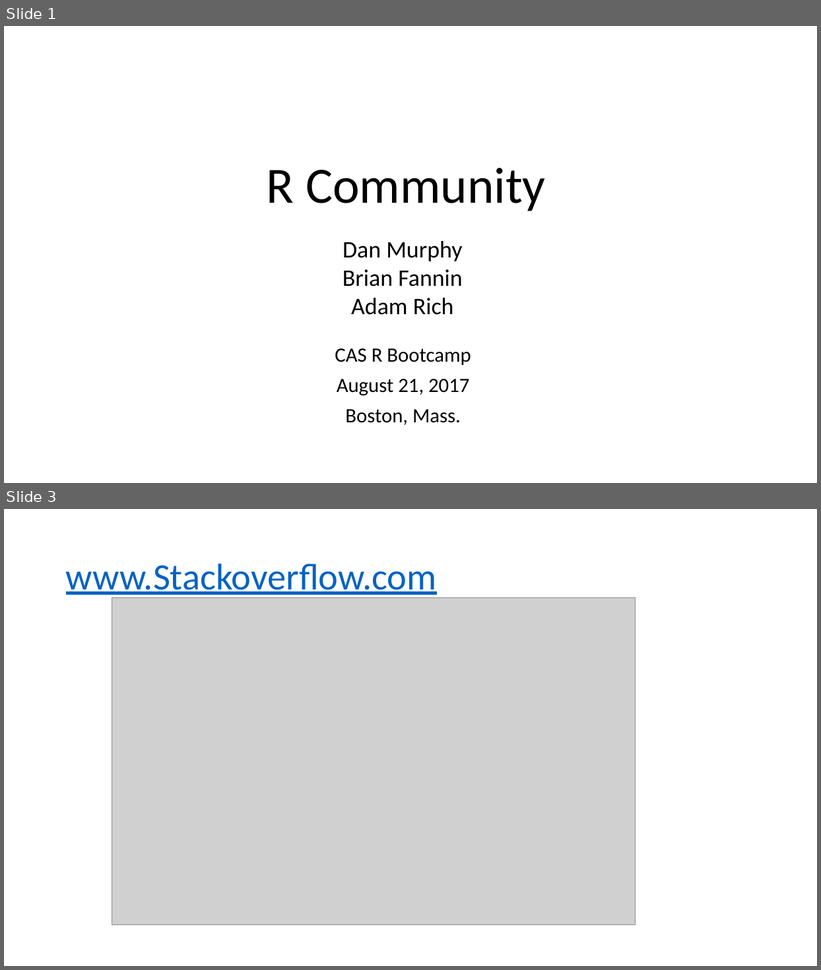
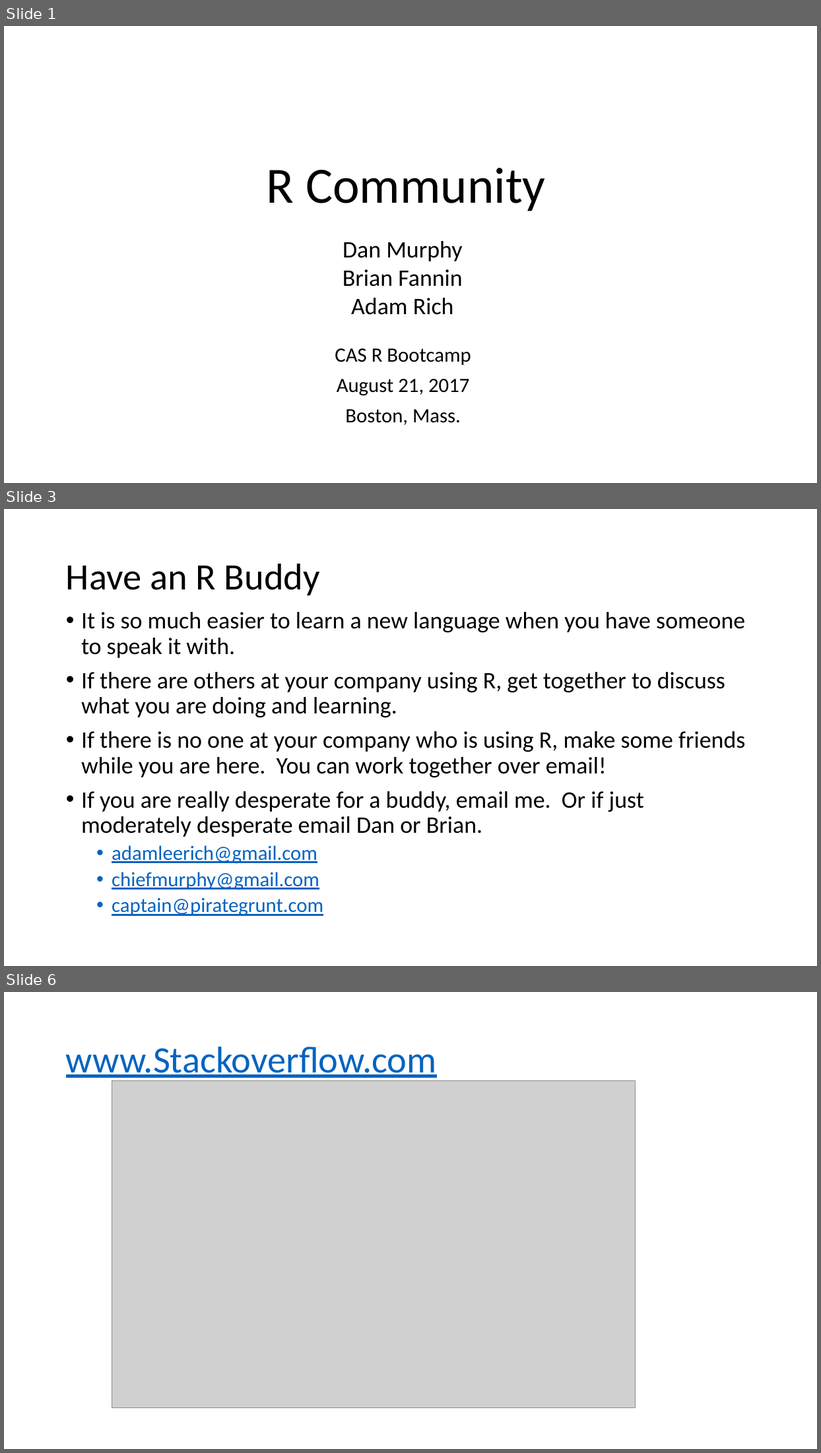
Before and after one commit to chiefmurph/CASRBootcamp17, a slide deck: slides/slide_output/1P06_RCommunity.pptx. Shown one above the other, each under a label of ours: slides 1 and 3 before the commit, slides 1, 3 and 6 after it; the slides between them are not shown. The pictures are 821x970 and 821x1453 pixels, drawn with LibreOffice and Linux fonts; fonts in the diff are those of the drawing; grey boxes stand for pictures. Boxes give left, top, right and bottom in pixels: in the first picture for what was removed or moved away, otherwise in the second. Text is boxed around its words. In the diff, an @@ line names an element or a change of style, - is before the commit and + after.

```diff
--- a/slides/slide_output/1P06_RCommunity.pptx
+++ b/slides/slide_output/1P06_RCommunity.pptx
@@ slide 3 added at bbox=[4, 509, 817, 966], background #FFFFFF @@
@@ title added at bbox=[66, 563, 320, 595], 44 pt, text #000000 @@
+Have an R Buddy
@@ text added at bbox=[81, 612, 745, 916], 28 pt, text #000000 @@
+• It is so much easier to learn a new language when you have someone to speak it with.
+• If there are others at your company using R, get together to discuss what you are doing and learning.
+• If there is no one at your company who is using R, make some friends while you are here. You can work together over email!
+• If you are really desperate for a buddy, email me. Or if just moderately desperate email Dan or Brian.
+  • adamleerich@gmail.com
+  • chiefmurphy@gmail.com
+  • captain@pirategrunt.com
@@ what was slide 3 is now slide 6 @@
```
Also in this commit, not shown: 1 slide changed, 2 other slides added, 2 slides removed, 15 other files.
